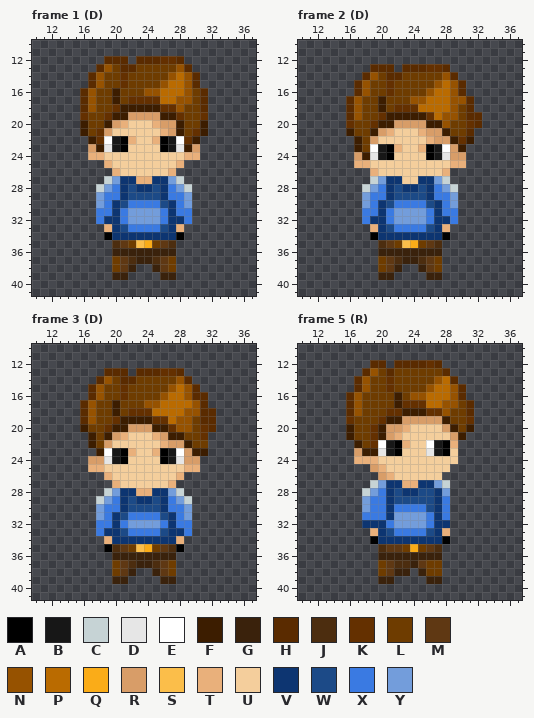
Two states of a pixel-art file, Skins/Skerts.aseprite. Above: the version before the commit.
48x48 pixels, 160 frames. Colours within 5 levels of each other are drawn and written as one. Shown: frame 1 (D): x 10..37, y 10..41; frame 2 (D): x 10..37, y 10..41; frame 3 (D): x 10..37, y 10..41; frame 5 (R): x 10..37, y 10..41. The commit also changed other frames, which this record leaves out.
Visible layers, top first: "Torso_2", "Head", "Torso", "Leg".
Palette (. is transparent): A #000000  B #171717  C #c6d3d5  D #e6e6e6  E #ffffff  F #3c1d00  G #3a220c  H #5a2b00  J #4c2d0f  K #643000  L #6e3c00  M #5f3813  N #965200  P #ba6b00  Q #faac18  R #d89d68  S #fbbe4a  T #e9b07b  U #f4ce9c  V #0d3571  W #1c4a87  X #3a7ae2  Y #739ddb
Pixels before, frame 1 (D), first column x 16:
12 ...HHH.HHHKKH...
13 ..HNLHHLLLLLNH..
14 .HNLLKLLLLLNPNH.
15 .HNLLKLLLLNPPNH.
16 HNLLFLLLNNPPPNLH
17 HNLLFLKKKKPPNNLH
18 HNLLKFFFFFKKNLLH
19 KLLKFFRRRRFFKLLK
20 FLLFRTUUUTRRFLLF
21 FLKRUUUUUUTRFLKF
22 .FKEBATUUTABEKF.
23 .RFDBAUUUUABDFR.
24 .TTUUUUUUUUUUTT.
25 ...TUUUUUUUUT...
26 ....TUUUUUUT....
27 ...CYVVTTVVYC...
28 ..CYXVWVVWVXYC..
29 ..YXXVWWWWVXXY..
30 ..YXVWXXXXWVXY..
31 ..XXVXYYYYXVXX..
32 ..XVVXYYYYXVVX..
33 ...TVWXXXXWVT...
34 ...AVVVVVVVVA...
35 ....JMLSQLMJ....
36 ....GGGGGGGG....
37 ....LMJGGJML....
38 ....LMG..GML....
39 ....GG....GG....
Pixels before, frame 2 (D), first column x 16:
13 ...HHH.HHHKKH....
14 ..HNLHHLLLLLNH...
15 .HNLLKLLLLLNPNH..
16 .HNLLKLLLLNPPNH..
17 HNLLFLLLNNPPPNNH.
18 HNLLFLKKKPPPPNLH.
19 HNLLKFFFFFKPNNLHH
20 KLLKFFRRRRFFNLLKH
21 FLLFRTUUUTRRFLLH.
22 .FLRUUUUUUTRRFKF.
23 .FLEBATUUTABERF..
24 .RFDBAUUUUABDRR..
25 .TTUUUUUUUUUUTT..
26 ...TUUUUUUUUT....
27 ...CYVVUUVVYC....
28 ..CYXVWVVWVXYC...
29 ..YXXVWWWWVXXY...
30 ..YXVWXXXXWVXY...
31 ..XXVXYYYYXVXX...
32 ..XVVXYYYYXVVX...
33 ...TVWXXXXWVT....
34 ...AVVVVVVVVA....
35 ....JMLSQLMJ.....
36 ....GGGGGGGG.....
37 ....LMJGGJML.....
38 ....LMG..GML.....
39 ....GG....GG.....
Pixels before, frame 3 (D), first column x 16:
13 ...HHH.HHHKKH....
14 ..HNLHHLLLLLNH...
15 .HNLLKLLLLLNPNH..
16 .HNLLKLLLLNPPNHH.
17 HNLLFLLLNNPPPPNH.
18 HNLLFLKKKPPPPNNHH
19 HNLLKFFFFKKPNNLHH
20 FLLKFFRRRFFKNNLKH
21 .FLFRTUUUTRFFLLK.
22 .FLRUUUUUUTRRFLL.
23 ..FEBATUUTABERFF.
24 .RRDBAUUUUABDRR..
25 .TTUUUUUUUUUUTT..
26 ...TUUUUUUUUT....
27 ....TUUUUUUT.....
28 ...CYVVTTVVYC....
29 ..CYXVWVVWVXYC...
30 ..YXXVWWWWVXXY...
31 ..YXVWXXXXWVXY...
32 ..XXVXYYYYXVXX...
33 ..XVVWXXXXWVVX...
34 ...TVVVVVVVVT....
35 ...AJMLSQLMJA....
36 ....GGGGGGGG.....
37 ....LMJGGJML.....
38 ....LMG..GML.....
39 ....GG....GG.....
Pixels before, frame 5 (R), first column x 16:
12 ...HH.HHHHKH....
13 ..HNLHLLLLLLH...
14 .HNLLKLLLLLNPH..
15 .HNLLKLLLLNPPNH.
16 HNLLLLFLNNPPPNH.
17 HNLLLLFKKKPPNNLH
18 HNLLLKKFFFKKNLLH
19 KLLLKFFRRRRRFLLK
20 FLLKFRRTUUUURFLF
21 FLLKFRTUUUUUURF.
22 .FLKEBATUUEBAT..
23 .RFFDBAUUUDBAU..
24 .TTTUUUUUUUUUU..
25 ...RTUUUUUUUU...
26 ....RTUUUUUU....
27 ...CYVVTTVVYC...
28 ..CYXVWVVWWVY...
29 ..YXXVWWWWWVX...
30 ..YXXVXXXXWVX...
31 ..XXXVYYYYXVX...
32 ..VVVXYYYYXVV...
33 ...TVWXXXXWVT...
34 ...AVVVVVVVVA...
35 ....JMMLQLMJ....
36 ....GGGGGGGG....
37 ....LMJJGMLL....
38 ....LMGG.GLL....
39 ....GG....GG....
The same view after the edit:
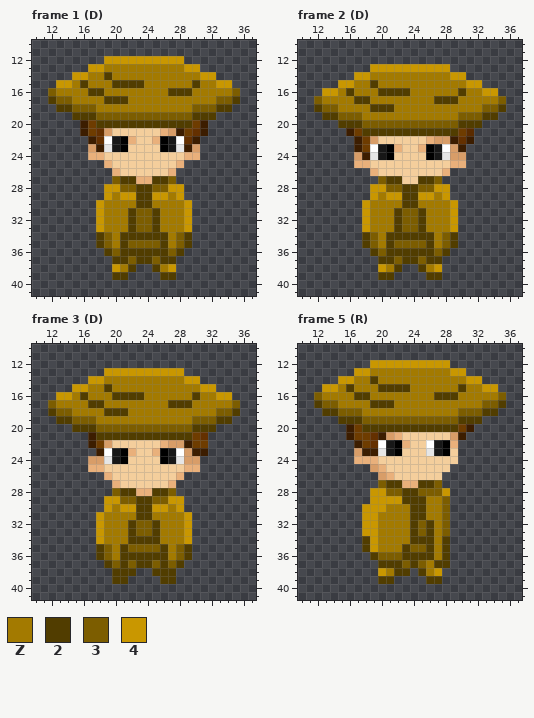
Colours new in this view: Z #a37a00  2 #513d00  3 #7c5d00  4 #c99700
The edit:
layer "Torso_2" now hidden
layer "Legs_1" now shown
layer "Torso_1" now shown
layer "Head_1" now shown
Changed rows in their new state; - is an unchanged pixel.
Frame 1 (D):
first column x 12:
12 -------4444444444-------
13 -----44ZZZZZZZZZZ44-----
14 ---44ZZ2ZZZZZZZZZZZ44---
15 -44Z2ZZZ2222ZZZZZZ2ZZ44-
16 3ZZZZ22ZZZZZZZZ222ZZZZZ3
17 233ZZZZ222ZZZZZZZZZZZ332
18 -22333ZZZZZZZZZZZZ33322-
19 ---222333333333333222---
20 ------222222222222------
first column x 18:
27 -.322--223.-
28 .4433223344.
29 .4Z442244Z4.
30 4ZZZZ22ZZZZ4
31 4ZZZ2332ZZZ4
32 4ZZZ2332ZZZ4
33 4ZZZ2332ZZZ4
34 23Z222222Z32
35 23Z233332Z32
36 -2322222232-
37 --22322322--
38 --4Z2--2Z4--
39 --22----22--
Frame 2 (D):
first column x 12:
13 -------4444444444-------
14 -----44ZZZZZZZZZZ44-----
15 ---44ZZ2ZZZZZZZZZZZ44---
16 -44Z2ZZZ2222ZZZZZZ2ZZ44-
17 3ZZZZ22ZZZZZZZZ222ZZZZZ3
18 233ZZZZ222ZZZZZZZZZZZ332
19 -22333ZZZZZZZZZZZZ33322-
20 ---222333333333333222---
21 ------222222222222------
first column x 18:
27 -.322--223.-
28 .4433223344.
29 .4Z442244Z4.
30 4ZZZZ22ZZZZ4
31 4ZZZ2332ZZZ4
32 4ZZZ2332ZZZ4
33 4ZZZ2332ZZZ4
34 23Z222222Z32
35 23Z233332Z32
36 -2322222232-
37 --22322322--
38 --4Z2--2Z4--
39 --22----22--
Frame 3 (D):
first column x 12:
13 -------4444444444-------
14 -----44ZZZZZZZZZZ44-----
15 ---44ZZ2ZZZZZZZZZZZ44---
16 -44Z2ZZZ2222ZZZZZZ2ZZ44-
17 3ZZZZ22ZZZZZZZZ222ZZZZZ3
18 233ZZZZ222ZZZZZZZZZZZ332
19 -22333ZZZZZZZZZZZZ33322-
20 ---222333333333333222---
21 ------222222222222------
first column x 18:
28 -.322--223.-
29 .4433223344.
30 .4Z442244Z4.
31 4ZZZZ22ZZZZ4
32 4ZZZ2332ZZZ4
33 4ZZZ2332ZZZ4
34 4ZZZ2222ZZZ4
35 23Z233332Z32
36 23Z222222Z32
37 -2323223232-
38 --222--222--
39 --22----22--
Frame 5 (R):
first column x 12:
12 -------4444444444-------
13 -----44ZZZZZZZZZZ44-----
14 ---44ZZ2ZZZZZZZZZZZ44---
15 -44Z2ZZZ2222ZZZZZZ2ZZ44-
16 3ZZZZ22ZZZZZZZZ222ZZZZZ3
17 233ZZZZ222ZZZZZZZZZZZ332
18 -22333ZZZZZZZZZZZZ33322-
19 ---222333333333333222---
20 ------222222222222------
first column x 18:
27 -.322--223.
28 .4433223334
29 .4444222ZZ3
30 444ZZZ22ZZ3
31 44ZZZZ22ZZ3
32 44ZZZZ232Z3
33 44ZZZZ232Z3
34 24ZZZZ222Z2
35 24ZZZ2332Z2
36 -23332222Z2
37 --222323Z22
38 --4Z22-2Z4-
39 --22----22-
Pixel boxes of the changes (left, top, right, bottom) in both pictures:
changed: (48, 56, 240, 128)
changed: (96, 176, 192, 280)
changed: (314, 64, 506, 136)
changed: (362, 176, 458, 280)
changed: (48, 368, 240, 440)
changed: (96, 488, 192, 584)
changed: (314, 360, 506, 432)
changed: (362, 480, 450, 584)
